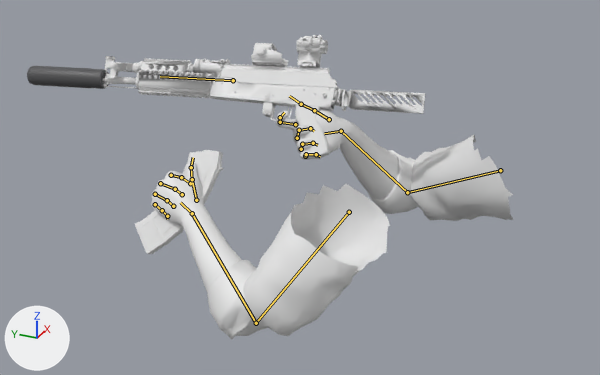
Renders of the glTF model client/public/models/viewmodel_rifle.glb from each side of a commit.
The view is the same before and after, from a 50 mm lens placed at (-1.558, -0.663, 0.577), pointed at (-0.115, -0.014, -0.144). The axes (+X, +Y, +Z) are drawn at lower left. The lights are the same throughout. The first picture is the older version. Both versions are drawn at frame 11 of the action 'rifle_reload'; the numbers are the values there. The bones that change, and the others that lie on the model, are drawn over the model as lines.

Objects in the first picture: 'vm_rifle'.
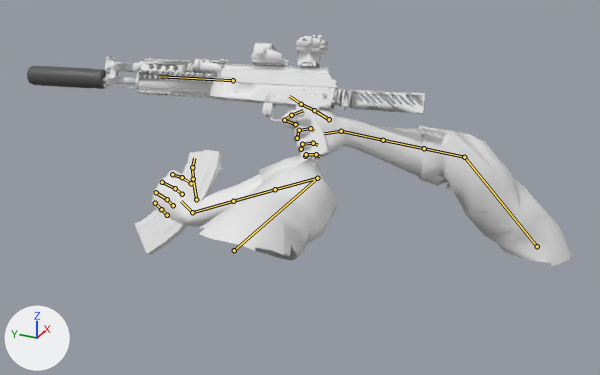
What changed in the scene script:
```text
Change bone_upperarm_l:
    where bone_upperarm_l = bpy.data.objects['rig_rifle'].pose.bones['UpperArm.L']
    bone_upperarm_l.location: (1.241, 1.029, 0.17) -> (1.401, 0.95, 0.019)
    bone_upperarm_l.rotation_quaternion: (0.811, -0.301, 0.0, -0.502) -> (0.846, 0.094, 0.0, 0.518)  # degrees (-31, -18, -59) -> degrees (9, -6, 63)
Change bone_lowerarm_l:
    where bone_lowerarm_l = bpy.data.objects['rig_rifle'].pose.bones['LowerArm.L']  # child of 'UpperArm.L'
    bone_lowerarm_l.rotation_quaternion: (-0.235, -0.674, 0.291, -0.637) -> (0.145, -0.723, -0.013, 0.46)  # degrees (35, -95, 101) -> degrees (-143, 61, 24)
Change bone_wrist_l:
    where bone_wrist_l = bpy.data.objects['rig_rifle'].pose.bones['Wrist.L']  # child of 'LowerArm.L'
    bone_wrist_l.rotation_quaternion: (0.964, -0.022, -0.22, 0.143) -> (-0.55, -0.394, 0.588, 0.095)  # degrees (-7, -25, 18) -> degrees (109, -45, -80)
Change bone_upperarm_r:
    where bone_upperarm_r = bpy.data.objects['rig_rifle'].pose.bones['UpperArm.R']
    bone_upperarm_r.location: (-1.034, 1.14, 0.4) -> (-1.276, 1.246, 0.471)
    bone_upperarm_r.rotation_quaternion: (-0.762, 0.522, 0.0, -0.384) -> (0.502, -0.573, 0.0, -0.647)  # degrees (-60, 24, 40) -> degrees (-59, -48, -76)
Change bone_lowerarm_r:
    where bone_lowerarm_r = bpy.data.objects['rig_rifle'].pose.bones['LowerArm.R']  # child of 'UpperArm.R'
    bone_lowerarm_r.rotation_quaternion: (-0.209, -0.892, -0.37, 0.156) -> (0.913, -0.391, 0.121, 0.002)  # degrees (163, 26, 41) -> degrees (-47, 13, -5)
Change bone_wrist_r:
    where bone_wrist_r = bpy.data.objects['rig_rifle'].pose.bones['Wrist.R']  # child of 'LowerArm.R'
    bone_wrist_r.rotation_quaternion: (0.718, 0.07, 0.373, -0.583) -> (0.333, -0.174, 0.888, -0.264)  # degrees (-25, 38, -87) -> degrees (42, 150, 34)
Change bone_index2_r:
    where bone_index2_r = bpy.data.objects['rig_rifle'].pose.bones['Index2.R']  # child of 'Wrist.R'
    bone_index2_r.rotation_quaternion: (0.97, -0.108, 0.03, 0.215) -> (0.924, -0.17, 0.047, 0.34)  # degrees (-11, 6, 24) -> degrees (-17, 12, 39)
Change bone_index3_r:
    where bone_index3_r = bpy.data.objects['rig_rifle'].pose.bones['Index3.R']  # child of 'Index2.R'
    bone_index3_r.rotation_quaternion: (0.946, -0.167, 0.018, 0.279) -> (0.887, -0.237, 0.026, 0.395)  # degrees (-18, 7, 32) -> degrees (-24, 14, 45)
```

Location of each change, [x1, y1, x2, y2] in pixels of the pictures (600 x 375 px):
'vm_rifle', posed (12% wider, 24% shorter)
    before: [27, 35, 513, 339]
    after: [27, 35, 573, 266]
bone 'UpperArm.L', root to tip
    before: (349, 212) to (256, 323)
    after: (234, 250) to (317, 178)
bone 'LowerArm.L', root to tip
    before: (256, 323) to (192, 213)
    after: (317, 178) to (275, 189)
bone 'Wrist.L', root to tip
    before: (192, 213) to (180, 202)
    after: (192, 212) to (181, 201)
bone 'UpperArm.R', root to tip
    before: (500, 170) to (407, 192)
    after: (537, 246) to (464, 157)
bone 'LowerArm.R', root to tip
    before: (407, 192) to (341, 131)
    after: (464, 157) to (424, 148)
bone 'Index2.R', root to tip
    before: (295, 124) to (280, 122)
    after: (295, 124) to (284, 120)
bone 'Index3.R', root to tip
    before: (280, 122) to (280, 117)
    after: (284, 120) to (291, 115)
